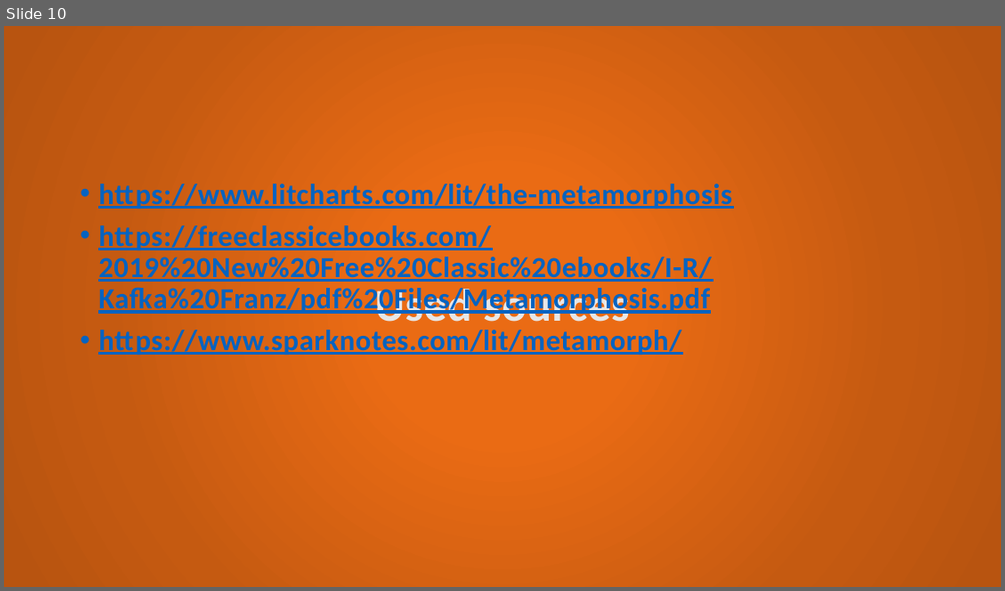
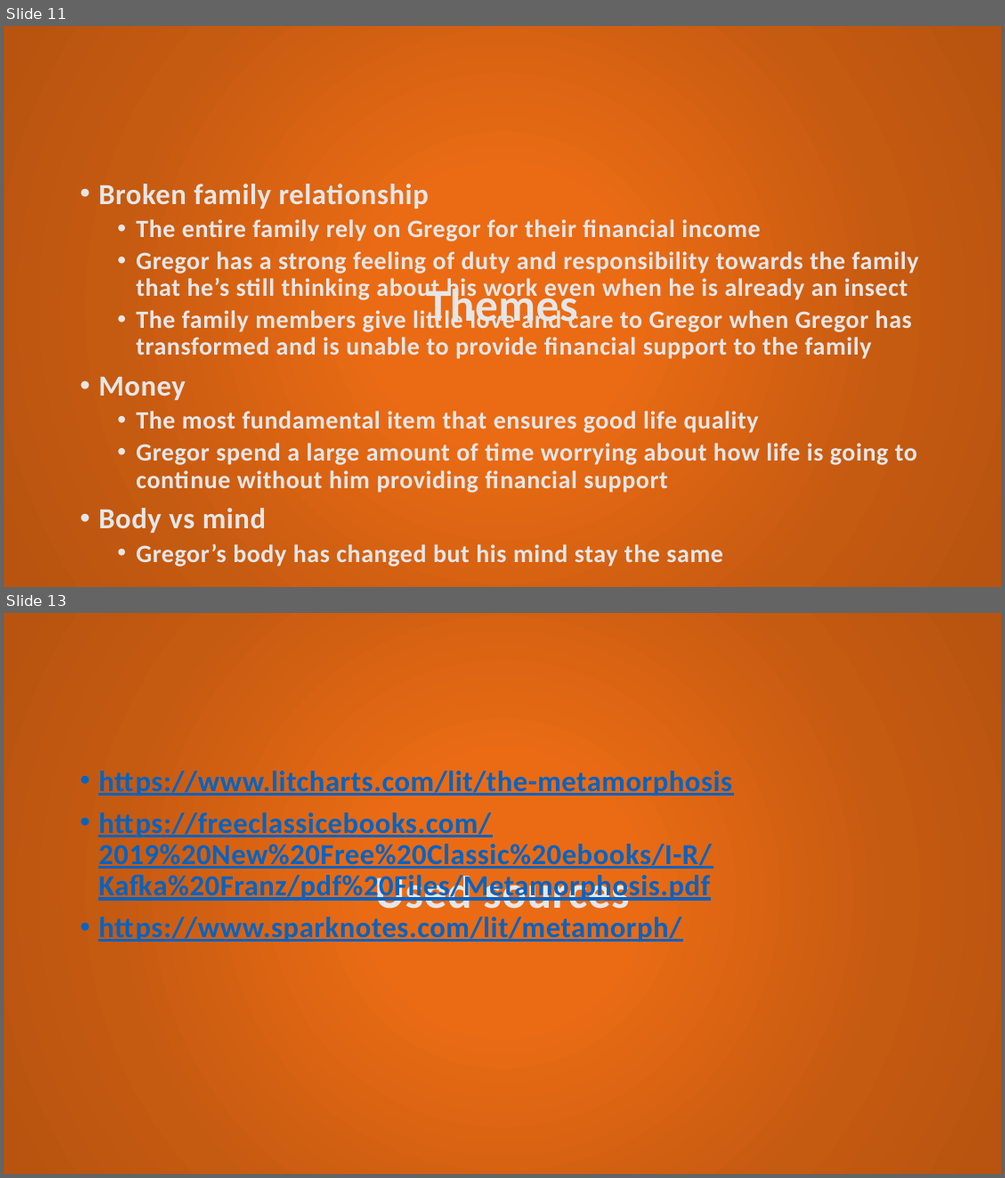
Before and after one commit to happymimimix/Metamorphosis-Analysis, a slide deck: Metamorphosis.pptx. Shown one above the other, each under a label of ours: slide 10 before the commit, slides 11 and 13 after it; the slides between them are not shown. The pictures are 1005x591 and 1005x1178 pixels, drawn with LibreOffice and Linux fonts; fonts in the diff are those of the drawing. Boxes give left, top, right and bottom in pixels: in the first picture for what was removed or moved away, otherwise in the second. Text is boxed around its words. In the diff, an @@ line names an element or a change of style, - is before the commit and + after.

```diff
--- a/Metamorphosis.pptx
+++ b/Metamorphosis.pptx
@@ slide 11 added at (4,26,1001,587), background gradient #EA6B14 to #C55A11 to #B85410 @@
@@ text added at (98,184,919,566), 24 pt, text #E7E6E6, bold @@
+• Broken family relationship
+  • The entire family rely on Gregor for their financial income
+  • Gregor has a strong feeling of duty and responsibility towards the family that he’s still thinking about his work even when he is already an insect
+  • The family members give little love and care to Gregor when Gregor has transformed and is unable to provide financial support to the family
+• Money
+  • The most fundamental item that ensures good life quality
+  • Gregor spend a large amount of time worrying about how life is going to continue without him providing financial support
+• Body vs mind
+  • Gregor’s body has changed but his mind stay the same
@@ title added at (427,283,578,328), 44 pt, text #E7E6E6, bold @@
+Themes
@@ what was slide 10 is now slide 13 @@
```
Also in this commit, not shown: 5 slides changed, 2 other slides added, 1 other file.
